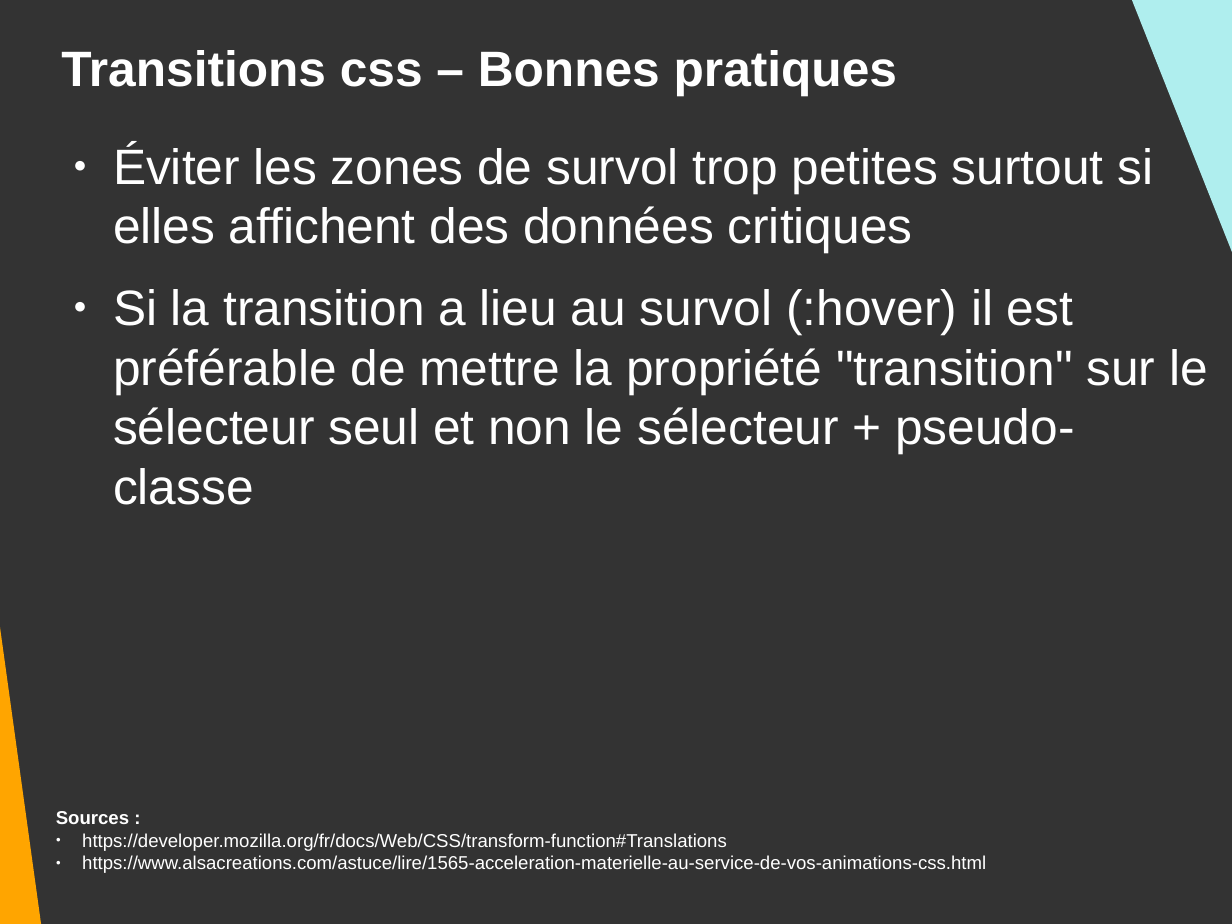
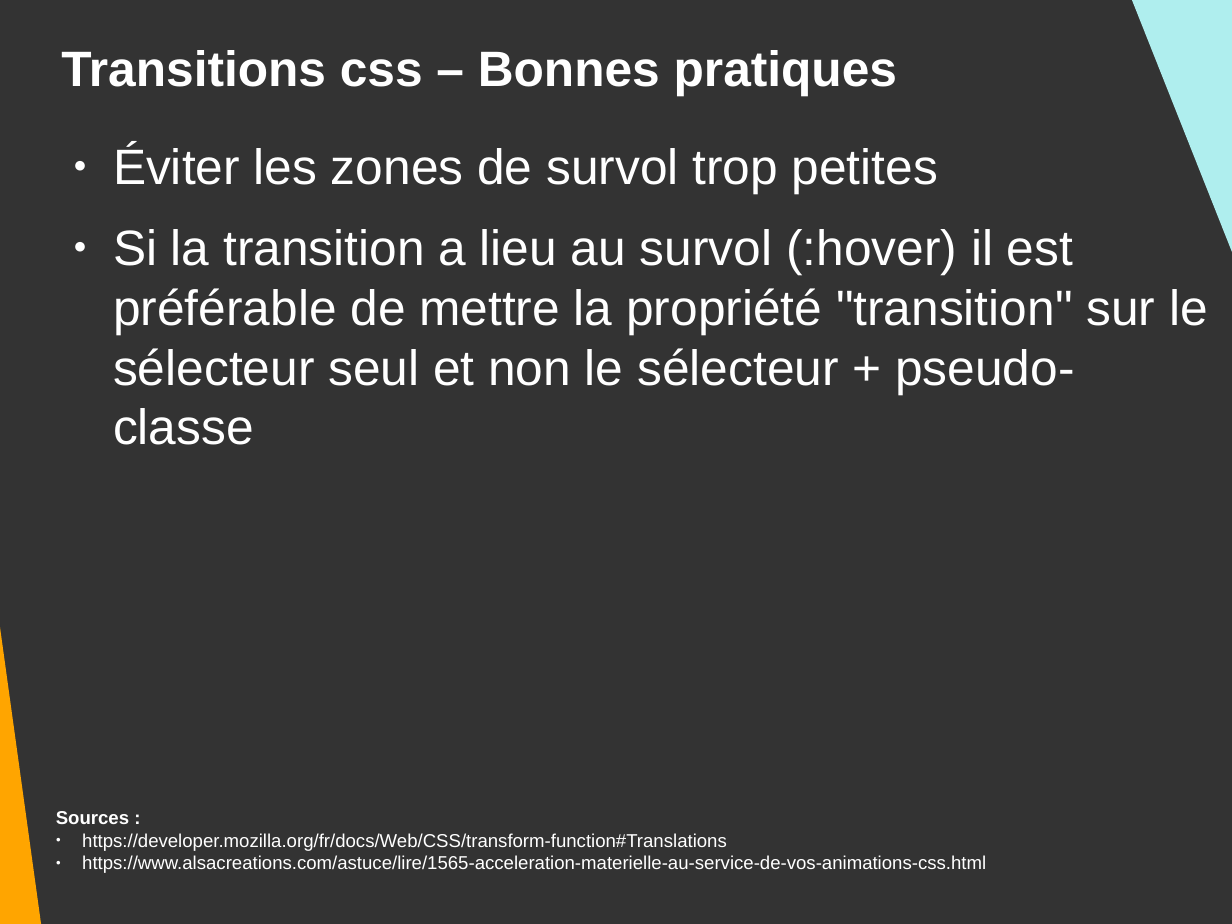
Before and after one commit to DanYellow/presentations, a slide deck: slide 16 of mmi/html/bonnes-pratiques/presentation.odp (slide 15 before the commit). Drawn at 1232x924 pixels with LibreOffice and Linux fonts; fonts in the diff are those of the drawing. Boxes give left, top, right and bottom in pixels: in the first picture for what was removed or moved away, otherwise in the second. Text is boxed around its words. In the diff, an @@ line names an element or a change of style, - is before the commit and + after.

```diff
--- a/mmi/html/bonnes-pratiques/presentation.odp
+++ b/mmi/html/bonnes-pratiques/presentation.odp
@@ text at (113, 144, 938, 193): text changed @@
-● Éviter les zones de survol trop petites surtout si elles affichent des données critiques
+● Éviter les zones de survol trop petites
```
Also in this commit, not shown: 2 other slides changed, 2 slides added, 4 other files.
